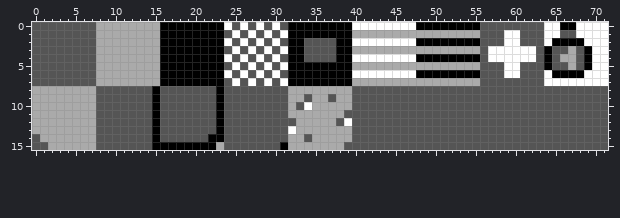
Pixel-art file -- assets/maps/tileset.aseprite. The picture above was drawn from the file before the commit.
72x16 pixels, 1 frame.
Now the later version:
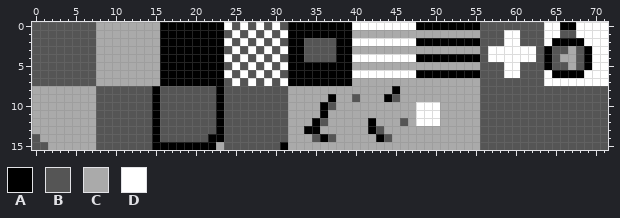
Palette (. is transparent): A #000000  B #555555  C #aaaaaa  D #ffffff
Change:
y 8: x 40..55 BBBBBBBBBBBBBBBB -> CCCCCACCCCCCCCCC
y 9: x 34 B -> C; x 37 B -> A; x 41..44 BBBB -> CCCA; x 46..55 BBBBBBBBBB -> CCCCCCCCCC
y 10: x 33..34 BD -> CC; x 36..37 CC -> AB; x 40..55 BBBBBBBBBBBBBBBB -> CCCCCCCCDDDCCCCC
y 11: x 36 C -> A; x 39..55 BBBBBBBBBBBBBBBBB -> CCCCCCCCCDDDCCCCC
y 12: x 32 B -> C; x 35..36 CC -> AB; x 38..45 BDBBBBBB -> CCCCACCC; x 47..55 BBBBBBBBB -> CDDDCCCCC
y 13: x 32 D -> C; x 34..35 CC -> AA; x 40..42 BBB -> CCA; x 44..55 BBBBBBBBBBBB -> CCCCCCCCCCCC
y 14: x 34..37 BCCC -> CBAB; x 40..43 BBBB -> CCCA; x 45..55 BBBBBBBBBBB -> CCCCCCCCCCC
y 15: x 39..55 BBBBBBBBBBBBBBBBB -> CCCCCCCCCCCCCCCCC
Pixel boxes of the changes (left, top, right, bottom) in both pictures:
changed: (288, 86, 480, 150)
